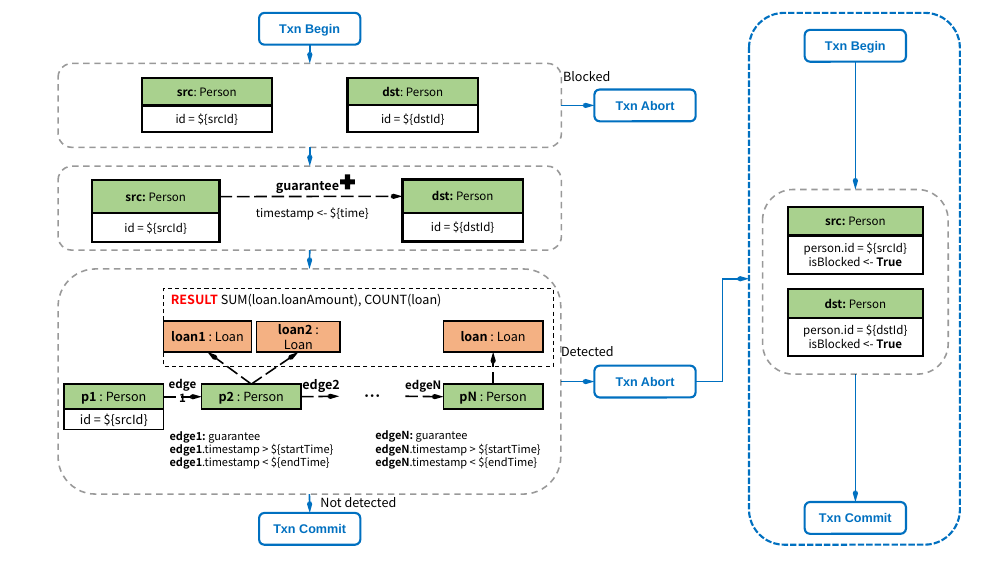
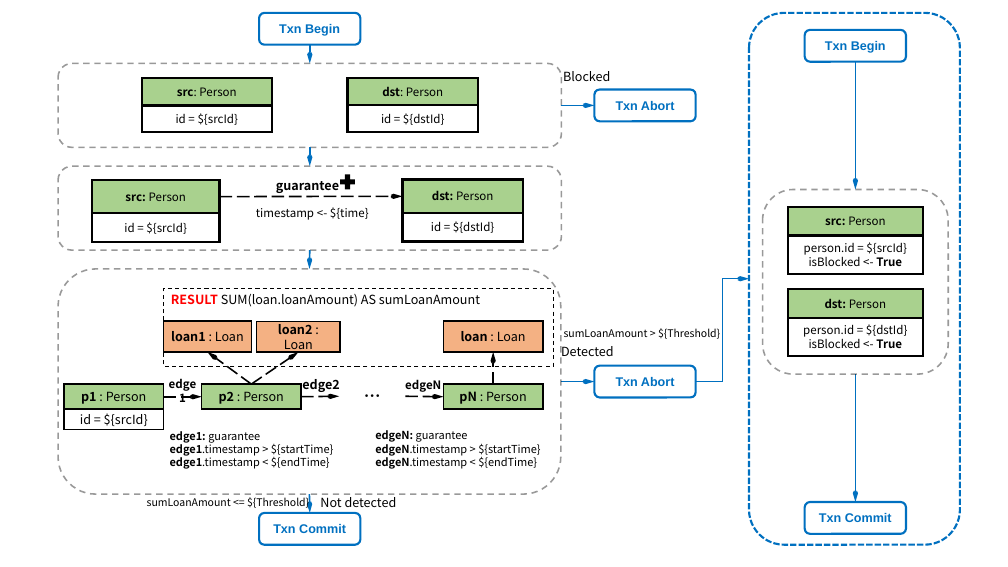
Before and after one commit to ldbc/ldbc_finbench_docs, a slide deck: slide 3 of patterns/transaction-read-write.pptx. Drawn at 1008x567 pixels with LibreOffice and Linux fonts; fonts in the diff are those of the drawing. Boxes give left, top, right and bottom in pixels: in the first picture for what was removed or moved away, otherwise in the second. Text is boxed around its words. In the diff, an @@ line names an element or a change of style, - is before the commit and + after.

```diff
--- a/patterns/transaction-read-write.pptx
+++ b/patterns/transaction-read-write.pptx
@@ text in rectangle at (171,294,480,307): text changed @@
-RESULT SUM(loan.loanAmount), COUNT(loan)
+RESULT SUM(loan.loanAmount) AS sumLoanAmount
@@ text added at (564,328,720,339), 10 pt, text #000000 @@
+sumLoanAmount > ${Threshold}
@@ text added at (147,496,309,510), 10 pt, text #000000 @@
+sumLoanAmount <= ${Threshold}
```
Also in this commit, not shown: 1 other slide changed, 4 other files.
